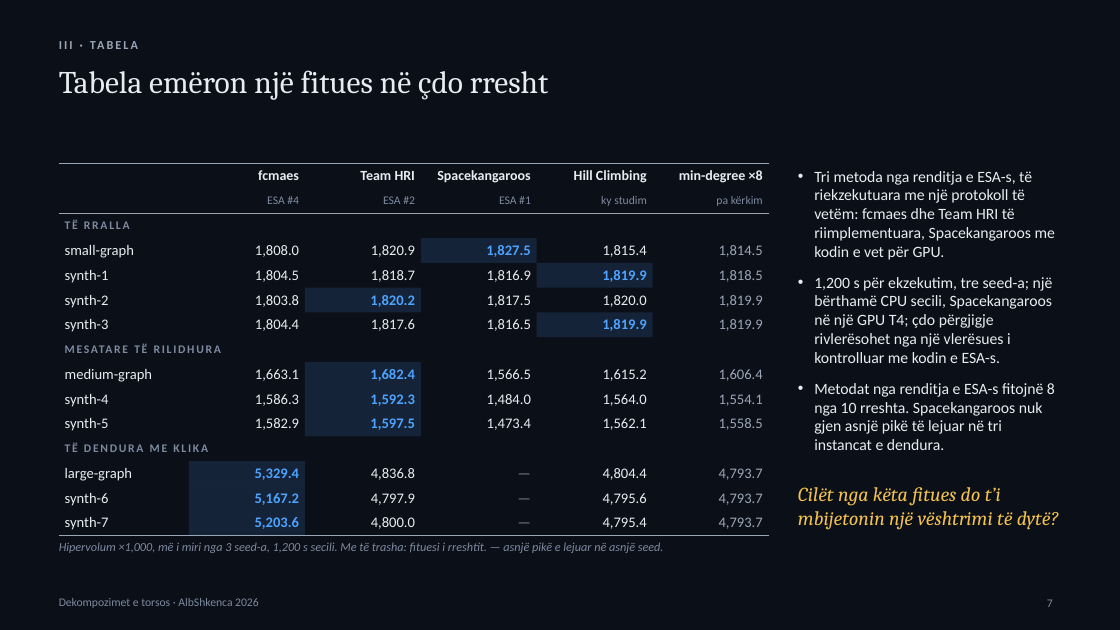
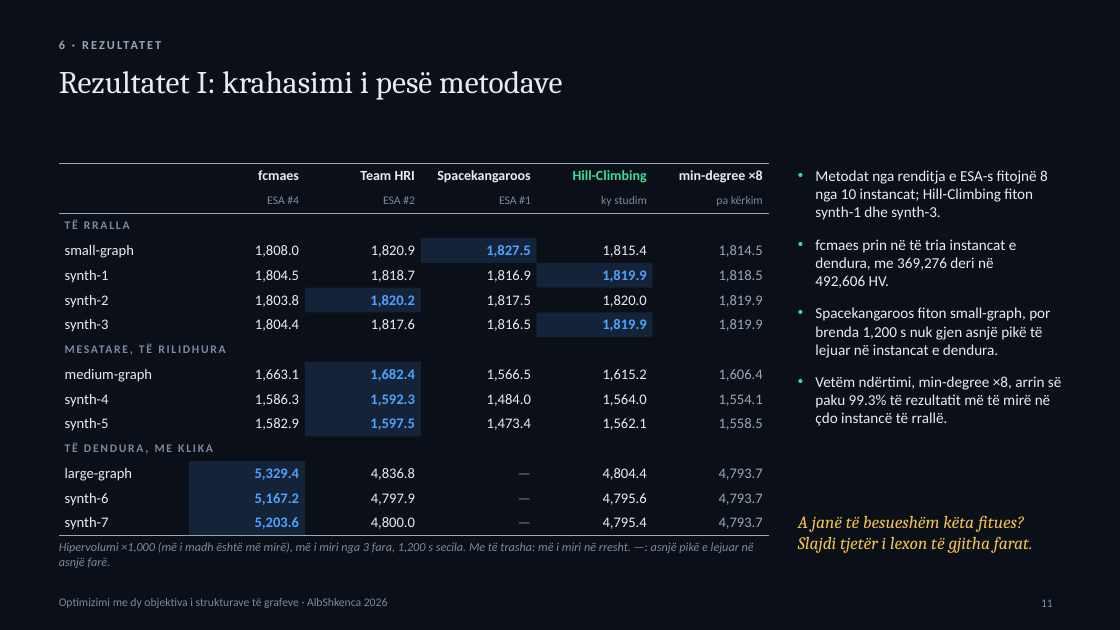
Before and after one commit to adrianymeri/SpOC3, a slide deck: slide 11 of SpOC3-Dekompozime-Torso-AlbShkenca2026-SQ.pptx (slide 7 before the commit). Drawn at 1120x630 pixels with LibreOffice and Linux fonts; fonts in the diff are those of the drawing. Boxes give left, top, right and bottom in pixels: in the first picture for what was removed or moved away, otherwise in the second. Text is boxed around its words. In the diff, an @@ line names an element or a change of style, - is before the commit and + after.

```diff
--- a/SpOC3-Dekompozime-Torso-AlbShkenca2026-SQ.pptx
+++ b/SpOC3-Dekompozime-Torso-AlbShkenca2026-SQ.pptx
@@ text at bbox=[59, 40, 65, 49]: text changed @@
-III · TABELA
+6 · REZULTATET
@@ title at bbox=[59, 71, 562, 100]: text changed @@
-Tabela emëron një fitues në çdo rresht
+Rezultatet I: krahasimi i pesë metodave
@@ table at bbox=[59, 164, 769, 534] @@
-row 1, column 5: Hill Climbing
+row 1, column 5: Hill-Climbing
-row 8, column 1: MESATARE TË RILIDHURA
+row 8, column 1: MESATARE, TË RILIDHURA
-row 12, column 1: TË DENDURA ME KLIKA
+row 12, column 1: TË DENDURA, ME KLIKA
@@ text at bbox=[815, 170, 1061, 426]: text changed; size 13.5 to 13 pt @@
-• Tri metoda nga renditja e ESA-s, të riekzekutuara me një protokoll të vetëm: fcmaes dhe Team HRI të riimplementuara, Spacekangaroos me kodin e vet për GPU.
-• 1,200 s për ekzekutim, tre seed-a; një bërthamë CPU secili, Spacekangaroos në një GPU T4; çdo përgjigje rivlerësohet nga një vlerësues i kontrolluar me kodin e ESA-s.
-• Metodat nga renditja e ESA-s fitojnë 8 nga 10 rreshta. Spacekangaroos nuk gjen asnjë pikë të lejuar në tri instancat e dendura.
+• Metodat nga renditja e ESA-s fitojnë 8 nga 10 instancat; Hill-Climbing fiton synth-1 dhe synth-3.
+• fcmaes prin në të tria instancat e dendura, me 369,276 deri në 492,606 HV.
+• Spacekangaroos fiton small-graph, por brenda 1,200 s nuk gjen asnjë pikë të lejuar në instancat e dendura.
+• Vetëm ndërtimi, min-degree ×8, arrin së paku 99.3% të rezultatit më të mirë në çdo instancë të rrallë.
@@ text at bbox=[798, 516, 1033, 553]: text changed; size 17 to 15 pt @@
-Cilët nga këta fitues do t’i mbijetonin një vështrimi të dytë?
+A janë të besueshëm këta fitues? Slajdi tjetër i lexon të gjitha farat.
@@ text at bbox=[59, 542, 754, 568]: text changed @@
-Hipervolum ×1,000, më i miri nga 3 seed-a, 1,200 s secili. Me të trasha: fituesi i rreshtit. — asnjë pikë e lejuar në asnjë seed.
+Hipervolumi ×1,000 (më i madh është më mirë), më i miri nga 3 fara, 1,200 s secila. Me të trasha: më i miri në rresht. —: asnjë pikë e lejuar në asnjë farë.
@@ text at bbox=[59, 598, 388, 608]: text changed @@
-Dekompozimet e torsos · AlbShkenca 2026
+Optimizimi me dy objektiva i strukturave të grafeve · AlbShkenca 2026
@@ page number at bbox=[1041, 599, 1053, 607]: text changed @@
-7
+11
```
Also in this commit, not shown: 15 other slides changed, 11 slides added, 5 slides removed, 1 other file.
